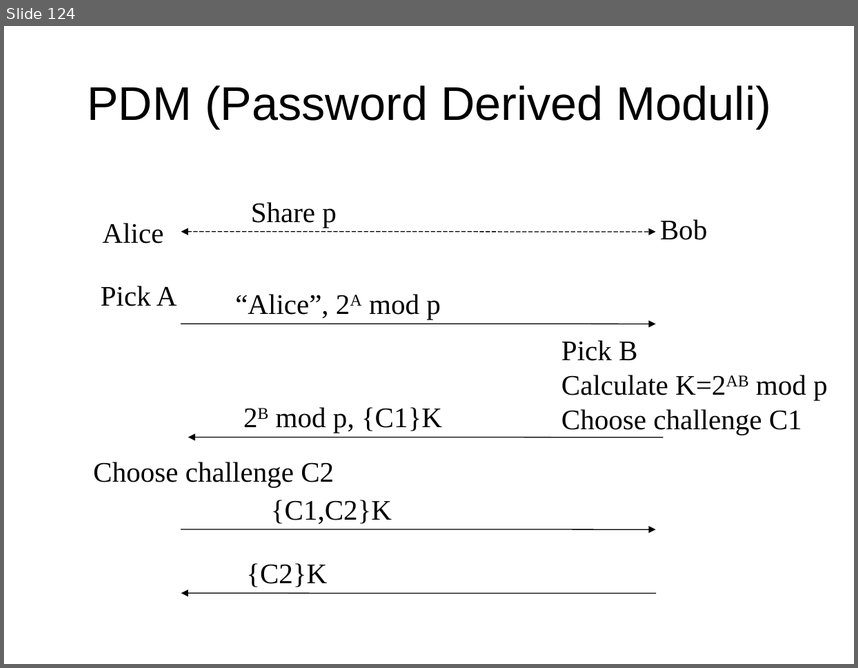
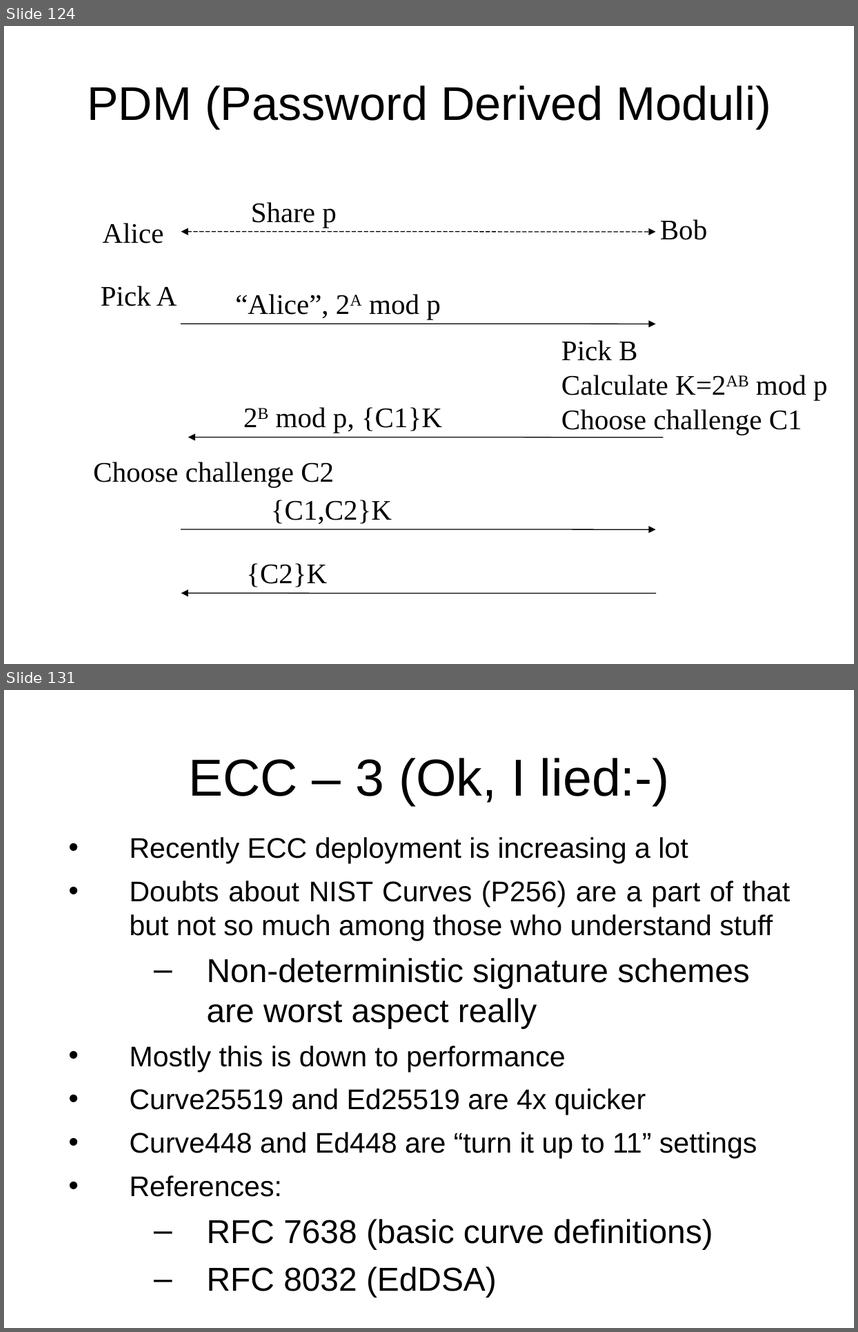
Before and after one commit to sftcd/cs7053, a slide deck: 2016lectures/03-crypto.ppt. Shown one above the other, each under a label of ours: slide 124 before the commit, slides 124 and 131 after it; the slides between them are not shown. The pictures are 858x668 and 858x1332 pixels, drawn with LibreOffice and Linux fonts; fonts in the diff are those of the drawing. Boxes give left, top, right and bottom in pixels: in the first picture for what was removed or moved away, otherwise in the second. Text is boxed around its words. In the diff, an @@ line names an element or a change of style, - is before the commit and + after.

Commit message:
added cfrg curves slide

```diff
--- a/2016lectures/03-crypto.ppt
+++ b/2016lectures/03-crypto.ppt
@@ slide 131 added at box(4, 690, 854, 1328), background #FFFFFF @@
@@ title added at box(188, 758, 670, 806), 44 pt, text #000000 @@
+ECC – 3 (Ok, I lied:-)
@@ text added at box(130, 837, 790, 1297), 24 pt, text #000000 @@
+• Recently ECC deployment is increasing a lot
+• Doubts about NIST Curves (P256) are a part of that but not so much among those who understand stuff
+  – Non-deterministic signature schemes are worst aspect really
+• Mostly this is down to performance
+• Curve25519 and Ed25519 are 4x quicker
+• Curve448 and Ed448 are “turn it up to 11” settings
+• References:
+  – RFC 7638 (basic curve definitions)
+  – RFC 8032 (EdDSA)
```
Also in this commit, not shown: 69 slides changed.
